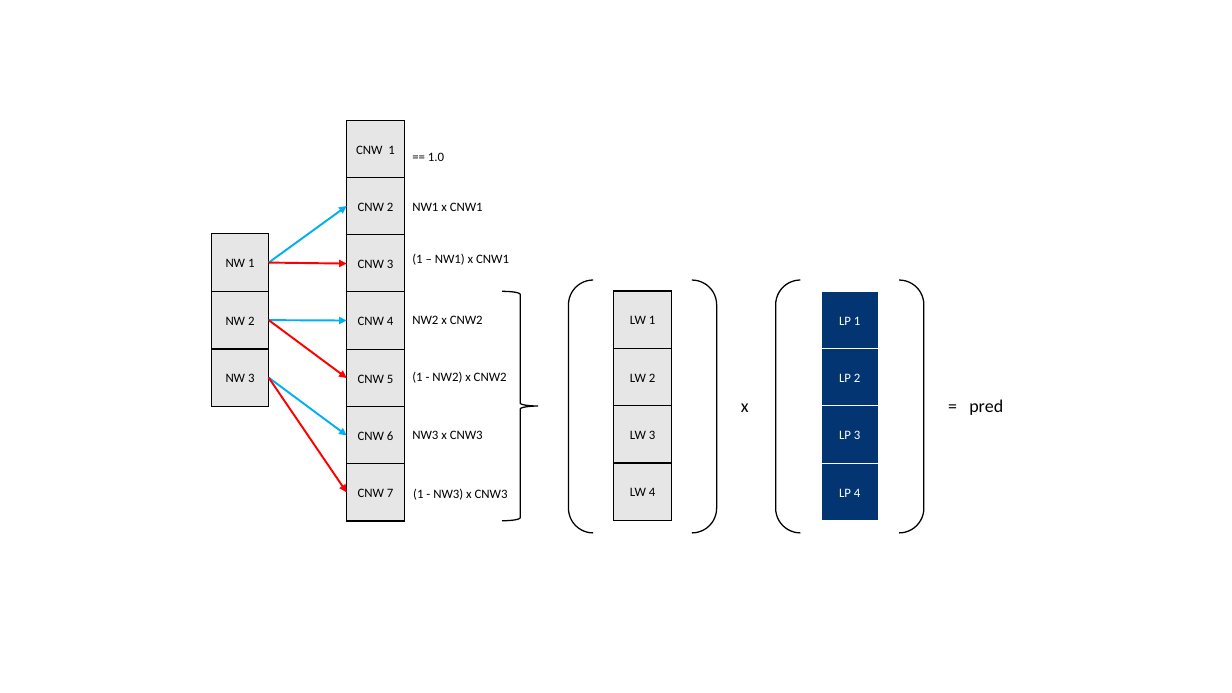
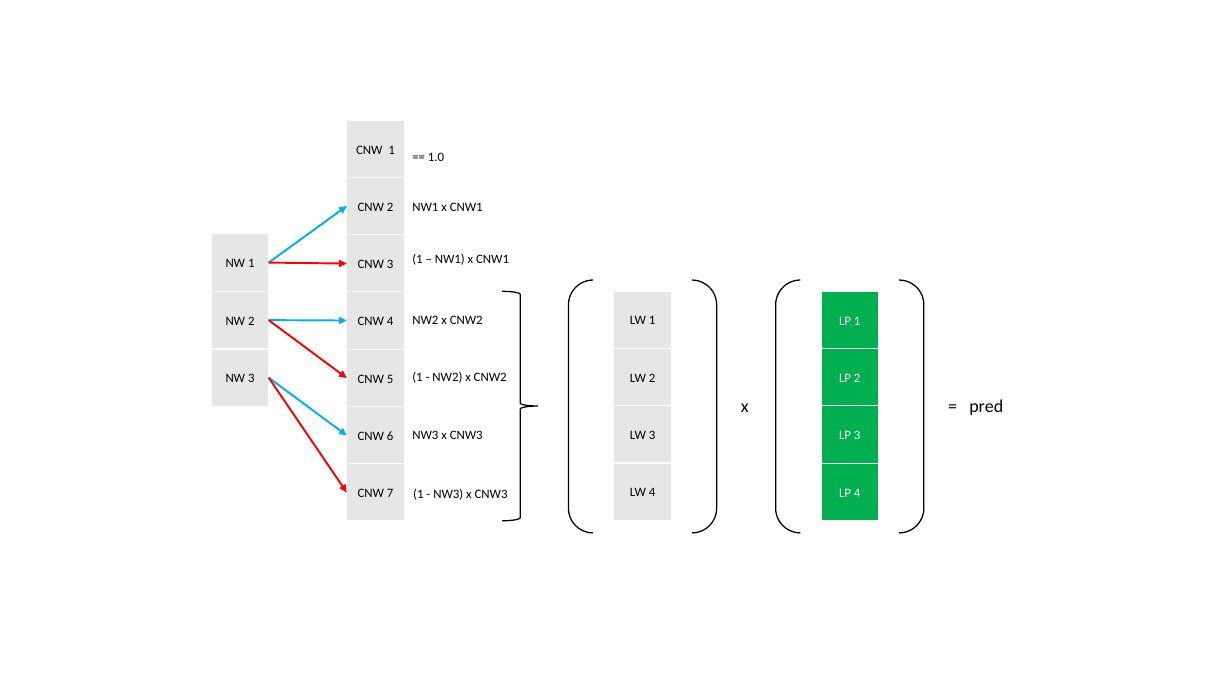
Before and after one commit to Evovest/NeuroTreeModels.jl, a slide deck: slide 4 of docs/src/assets/architecture.pptx. Drawn at 1232x693 pixels with LibreOffice and Linux fonts; fonts in the diff are those of the drawing. Boxes give left, top, right and bottom in pixels: in the first picture for what was removed or moved away, otherwise in the second. Text is boxed around its words. In the diff, an @@ line names an element or a change of style, - is before the commit and + after.

```diff
--- a/docs/src/assets/architecture.pptx
+++ b/docs/src/assets/architecture.pptx
@@ outline #000000 1 pt to #FFFFFF 1 pt in 14 elements at bbox=[614, 291, 671, 348], bbox=[614, 348, 671, 406], bbox=[614, 406, 671, 463], bbox=[614, 463, 671, 520], bbox=[212, 234, 269, 291], bbox=[212, 291, 269, 348], bbox=[212, 349, 269, 407], bbox=[347, 120, 404, 177], bbox=[347, 177, 404, 235], bbox=[347, 235, 404, 292], bbox=[347, 292, 404, 349], bbox=[347, 349, 404, 407], bbox=[347, 407, 404, 464], bbox=[347, 464, 404, 521] @@
@@ fill #023572 to #00B050 in 4 elements at bbox=[822, 291, 879, 348], bbox=[822, 348, 879, 406], bbox=[822, 406, 879, 463], bbox=[822, 463, 879, 520] @@
```
Also in this commit, not shown: 1 other slide changed, 1 other file.
